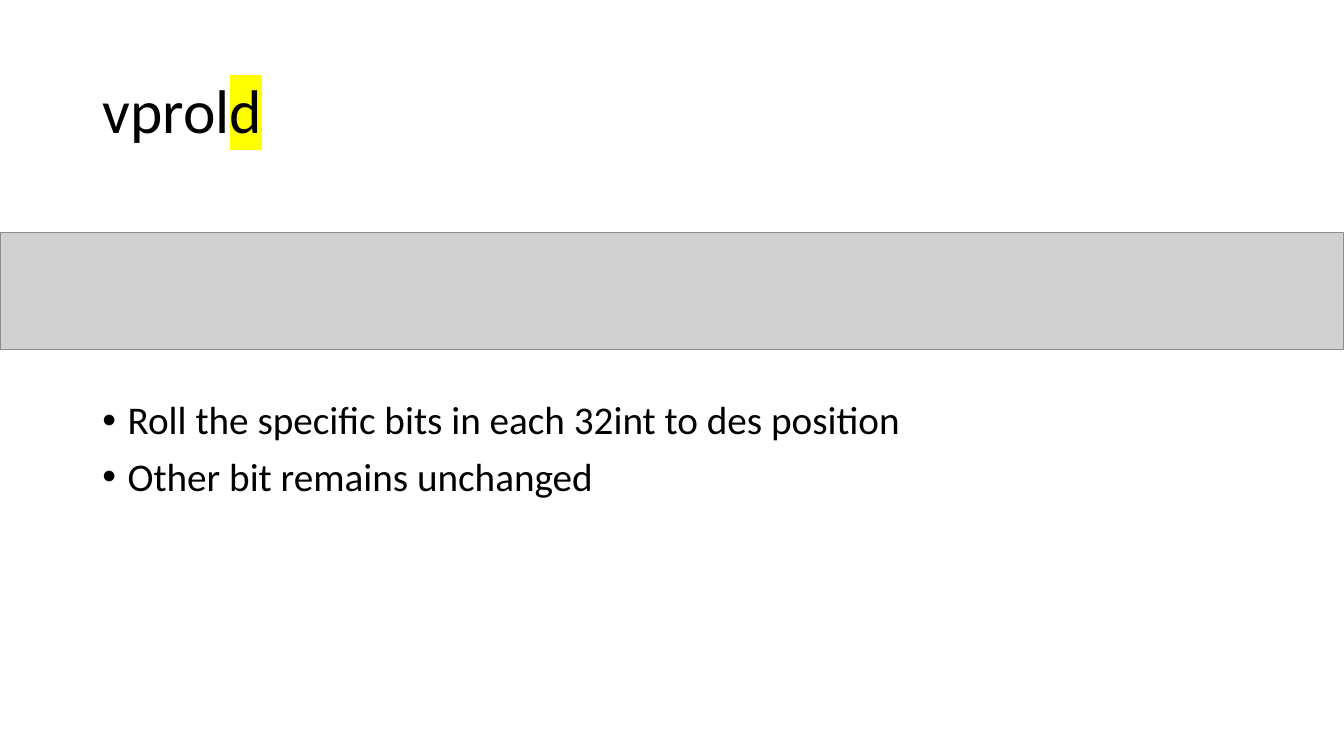
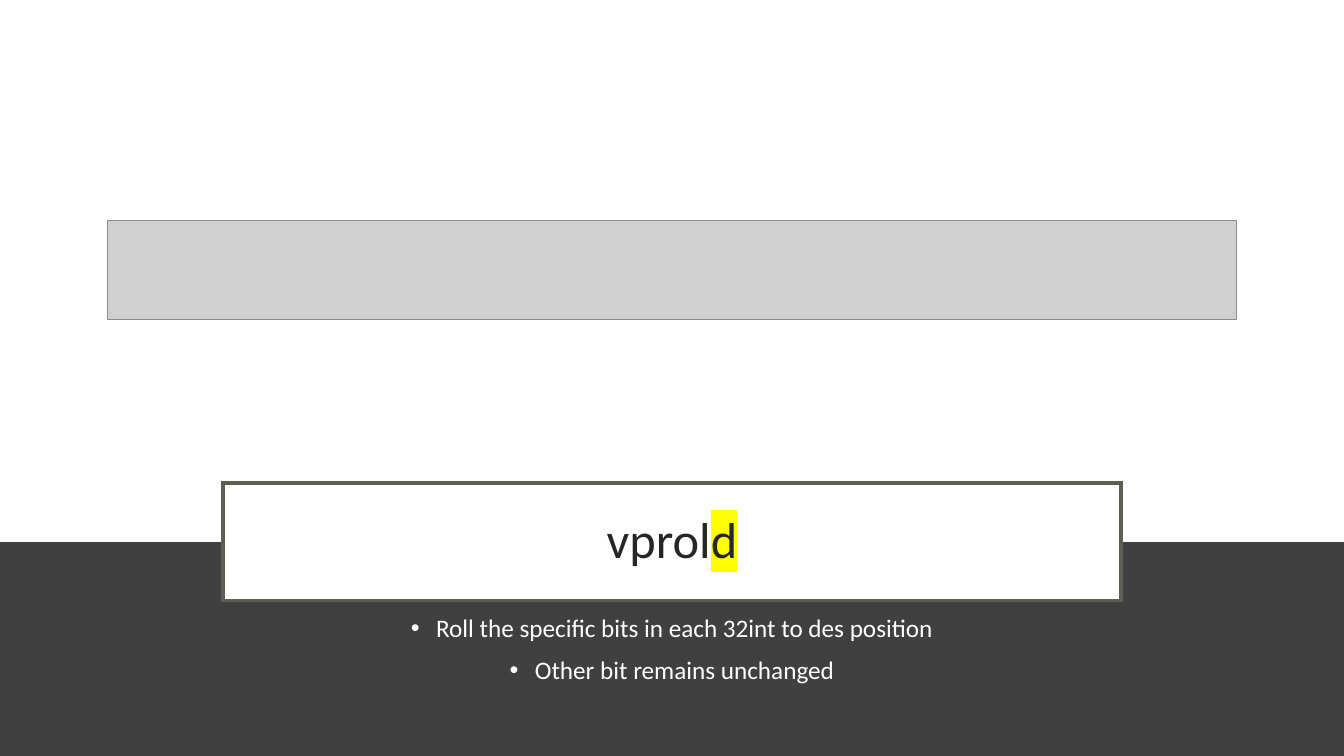
Before and after one commit to lucshi/Lecture_SIMD, a slide deck: slide 47 of lecture.pptx (slide 30 before the commit). Drawn at 1344x756 pixels with LibreOffice and Linux fonts; fonts in the diff are those of the drawing; grey boxes stand for pictures. Boxes give left, top, right and bottom in pixels: in the first picture for what was removed or moved away, otherwise in the second. Text is boxed around its words. In the diff, an @@ line names an element or a change of style, - is before the commit and + after.

```diff
--- a/lecture.pptx
+++ b/lecture.pptx
@@ picture: place and size @@
-picture at <box>0,233,1344,350</box>
+picture at <box>107,221,1237,320</box>
@@ title "vprold": place and size @@
-title "vprold" at <box>102,82,262,148</box>
+title "vprold" at <box>223,483,1121,601</box>
@@ title "vprold" at <box>223,483,1121,601</box>: size 44 to 36 pt, text colour #000000 to #262626; alignment left to centre; fill none to #FFFFFF; outline none to #5E5E52 2.5 pt @@
@@ rectangle added at <box>0,542,1344,756</box>, fill #404040 @@
@@ text "Roll the specific bits in ...": place and size @@
-text "Roll the specific bits in ..." at <box>128,406,900,498</box>
+text "Roll the specific bits in ..." at <box>436,619,933,684</box>
@@ text "Roll the specific bits in ..." at <box>436,619,933,684</box>: size 28 to 18 pt, text colour #000000 to #FFFFFF; alignment left to centre @@
```
Also in this commit, not shown: 20 other slides changed, 18 slides added, 9 slides removed.
